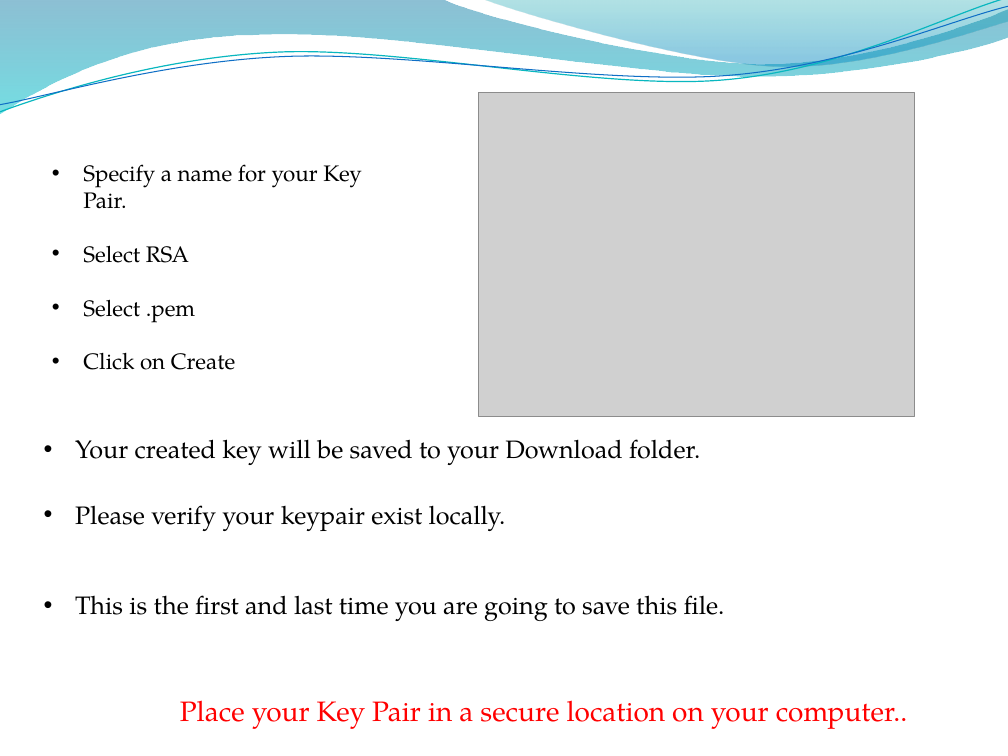
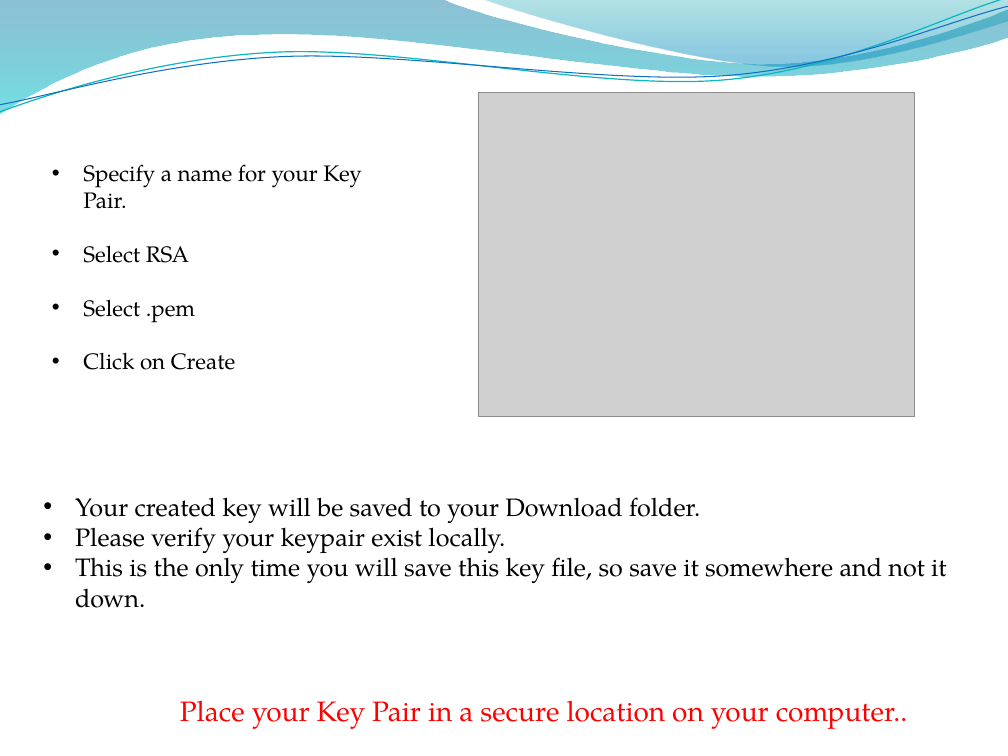
Before and after one commit to godwillngwanah/AWS-Sol-Arch-02, a slide deck: slide 4 of Batch-12 Online/Self Pace/Curriculum/Lectures/Section 8/Create a KeyPair.pptx. Drawn at 1008x756 pixels with LibreOffice and Linux fonts; fonts in the diff are those of the drawing; grey boxes stand for pictures; background and template pictures are left out. Boxes give left, top, right and bottom in pixels: in the first picture for what was removed or moved away, otherwise in the second. Text is boxed around its words. In the diff, an @@ line names an element or a change of style, - is before the commit and + after.

```diff
--- a/Batch-12 Online/Self Pace/Curriculum/Lectures/Section 8/Create a KeyPair.pptx
+++ b/Batch-12 Online/Self Pace/Curriculum/Lectures/Section 8/Create a KeyPair.pptx
@@ text "Your created key will be ...": place and size @@
-text "Your created key will be ..." at [75,439,725,621]
+text "Your created key will be ..." at [75,497,946,608]
@@ text at [75,550,946,608]: text changed @@
-• This is the first and last time you are going to save this file.
+• This is the only time you will save this key file, so save it somewhere and not it down.
```
Also in this commit, not shown: 24 other files.
